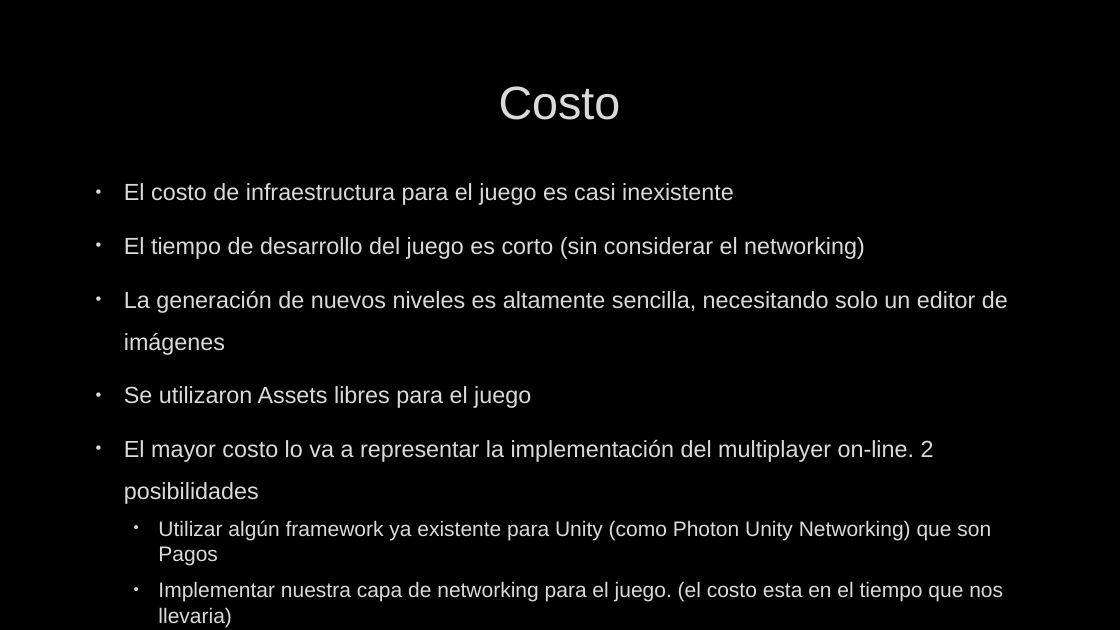
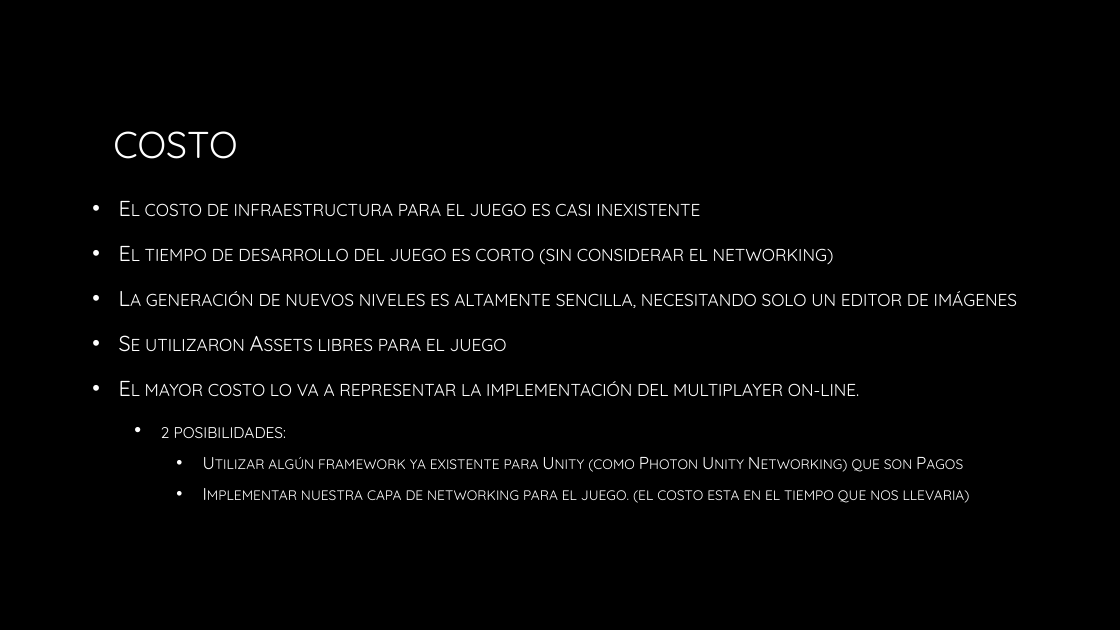
Before and after one commit to LucasCasa/VJ_FINAL, a slide deck: slide 8 of VJ_PITCH.pptx. Drawn at 1120x630 pixels with LibreOffice and Linux fonts; fonts in the diff are those of the drawing; background and template pictures are left out. Boxes give left, top, right and bottom in pixels: in the first picture for what was removed or moved away, otherwise in the second. Text is boxed around its words. In the diff, an @@ line names an element or a change of style, - is before the commit and + after.

```diff
--- a/VJ_PITCH.pptx
+++ b/VJ_PITCH.pptx
@@ title at (x1=113, y1=131, x2=237, y2=159): text changed; size 40 to 32 pt; font Arial to Quicksand; text colour #DADADA to gradient #FFFFFF to #A6A6A6 @@
-Costo
+COSTO
@@ text "El costo de infraestructura para ..." at (x1=145, y1=203, x2=1017, y2=503): vertical alignment top to middle @@
@@ text at (x1=145, y1=203, x2=1017, y2=503): size 20 to 18.5 pt in "El costo de infraestructura para el juego ...", "El tiempo de desarrollo del juego es ...", "La generación de nuevos niveles es altamente ...", "Se utilizaron Assets libres para el juego"; font Arial to Quicksand, text colour #DADADA to gradient #FFFFFF to #BFBFBF, letter outline #404040 0.75 pt to none, small capitals on in "El costo de infraestructura para el juego ...", "El tiempo de desarrollo del juego es ...", "La generación de nuevos niveles es altamente ...", "Se utilizaron Assets libres para el juego" and 2 more places; size 18 to 14.8 pt in "Utilizar algún framework ya existente para Unity ...", "Implementar nuestra capa de networking para el ..."; indent changed; line spacing 1.5 to 1.3; bullet colour #DADADA to #FFFFFF; list level 2 to 3 in "Utilizar algún framework ya existente ..."; list level 2 to 3 in "Implementar nuestra capa de networking ..." @@
@@ text at (x1=145, y1=381, x2=859, y2=438): text changed; size 20 to 18.5 pt; font Arial to Quicksand; text colour #DADADA to gradient #FFFFFF to #BFBFBF @@
-• El mayor costo lo va a representar la implementación del multiplayer on-line. 2 posibilidades
+• El mayor costo lo va a representar la implementación del multiplayer on-line.
+  • 2 posibilidades:
```
Also in this commit, not shown: 7 other slides changed, 1 slide added, 1 slide removed.
